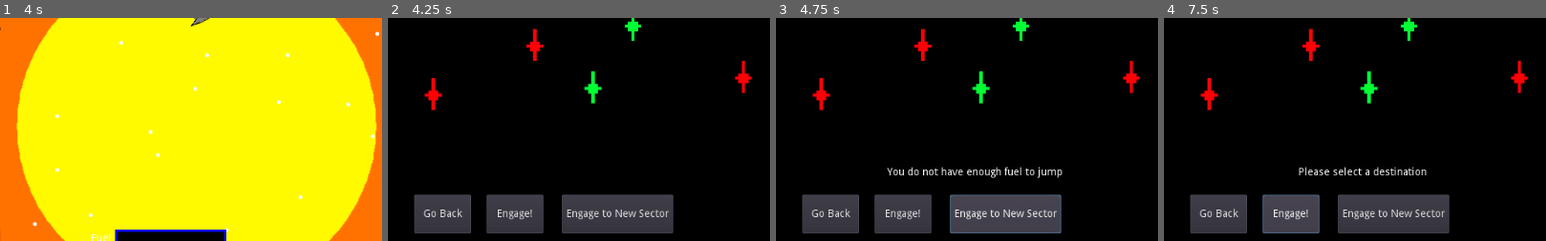
Above: before the commit, frames 1-4 (left to right).
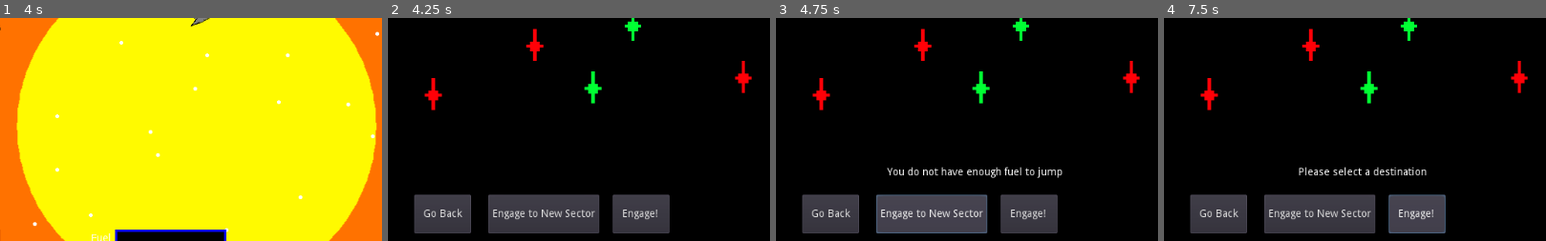
Above: after the commit, the same moments.

Repository: jlpatter/GodotSpaceShooter
Game: Godot game, scene res://src/Misc/GippiesSplash.tscn
Same seed, same stepped clock (60 frames per second), same inputs: the game is played once before the commit and once after it.
Inputs (mouse positions are % of the whole screen's width and height, from its top left):
- Up to frame 1 (4 s): tap Enter at 0.5, 2 s; hold D (move_right) 0.53-1.28 s; tap Space (shoot) at 0.6, 1.25, 1.35, 2.1, 2.75, 2.85, 3.6 s; hold A (move_left) 1.28-2.03 s; hold D (move_right) 2.03-2.78 s; hold W (move_up) 2.78-3.53 s; hold A (move_left) from 3.53 s (still down)
- Up to frame 2 (4.25 s): keep holding A (move_left); tap M (map) at 4.15 s
- Up to frame 3 (4.75 s): release A (move_left) at 4.25 s; click "Engage to New Sector" at 4.25 s
- Up to frame 4 (7.5 s): click "Engage to New Sector" at 5 s; click "Star Map" at 5.75 s; click (90, 57) at 6.52 s; click "Engage!" at 7.25 s
The pictures show only the part of the screen within x 24-74%, y 46-96%; the shares and areas given below are measured in that part.

Frame 1 is identical in both runs. In frame 2, 2.5% of the frame differs, in the area x 25-75%, y 79-97%; in frame 3, 2.9%; in frame 4, 2.9%.

Commit message:
Fixed map button positions

Diff:
--- a/src/Levels/Map.tscn
+++ b/src/Levels/Map.tscn
@@ -55,10 +55,10 @@
 anchor_top = 1.0
 anchor_right = 0.5
 anchor_bottom = 1.0
-margin_left = -133.801
-margin_top = -84.0
-margin_right = -57.801
-margin_bottom = -32.0
+margin_left = 35.2192
+margin_top = -83.9999
+margin_right = 111.219
+margin_bottom = -31.9999
 text = "Engage!"
 __meta__ = {
 "_edit_use_anchors_": false
@@ -79,10 +79,14 @@
 }
 
 [node name="SectorButton" type="Button" parent="."]
-margin_left = 479.059
-margin_top = 516.0
-margin_right = 628.059
-margin_bottom = 568.0
+anchor_left = 0.5
+anchor_top = 1.0
+anchor_right = 0.5
+anchor_bottom = 1.0
+margin_left = -132.167
+margin_top = -84.0
+margin_right = 16.833
+margin_bottom = -32.0
 text = "Engage to New Sector"
 __meta__ = {
 "_edit_use_anchors_": false
